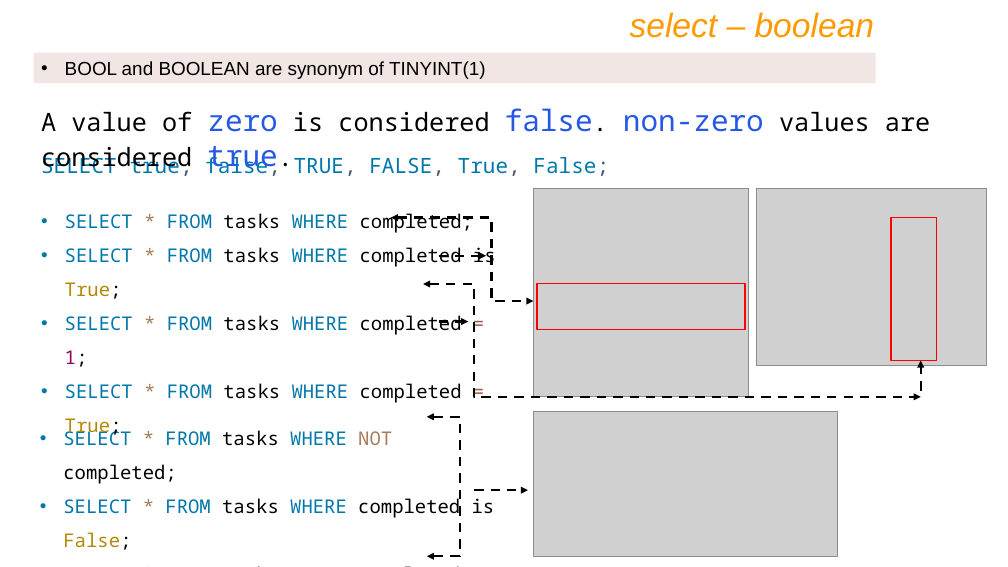
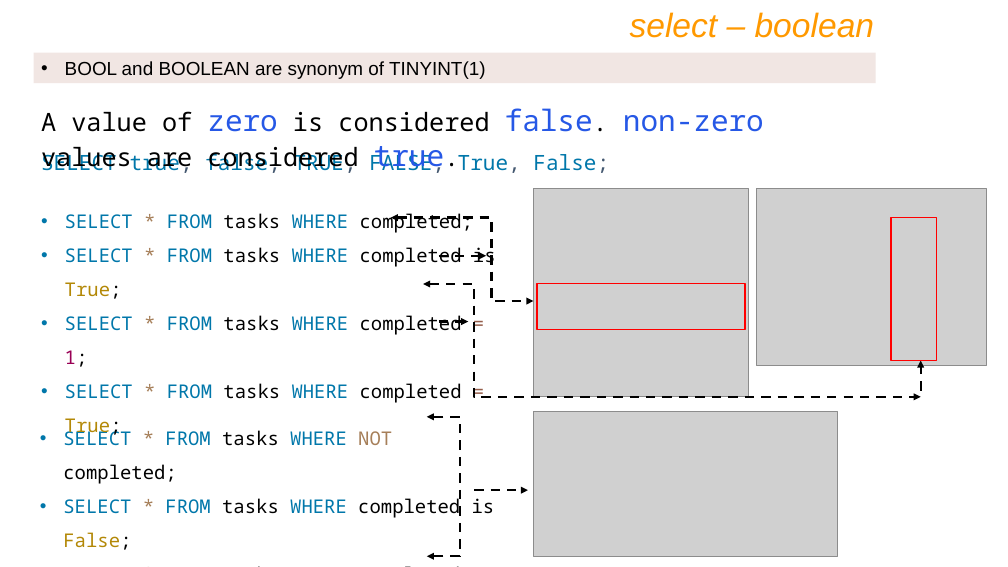
Before and after one commit to shubhamlokhande2147/CDAC-Buddy, a slide deck: slide 145 of DBT/IET MySQL PPT Ver9.pptx. Drawn at 1008x567 pixels with LibreOffice and Linux fonts; fonts in the diff are those of the drawing; grey boxes stand for pictures. Boxes give left, top, right and bottom in pixels: in the first picture for what was removed or moved away, otherwise in the second. Text is boxed around its words. In the diff, an @@ line names an element or a change of style, - is before the commit and + after.

```diff
--- a/DBT/IET MySQL PPT Ver9.pptx
+++ b/DBT/IET MySQL PPT Ver9.pptx
@@ text "A value of zero is ..." rewrapped from bbox=[41, 108, 930, 175] to bbox=[41, 108, 764, 173] @@
@@ text "SELECT true, false, TRUE, FALSE, ..." rewrapped from bbox=[130, 12, 718, 176] to bbox=[41, 150, 445, 550] @@
```
Also in this commit, not shown: 12 other slides changed, 52 slides added, 1 other file.
